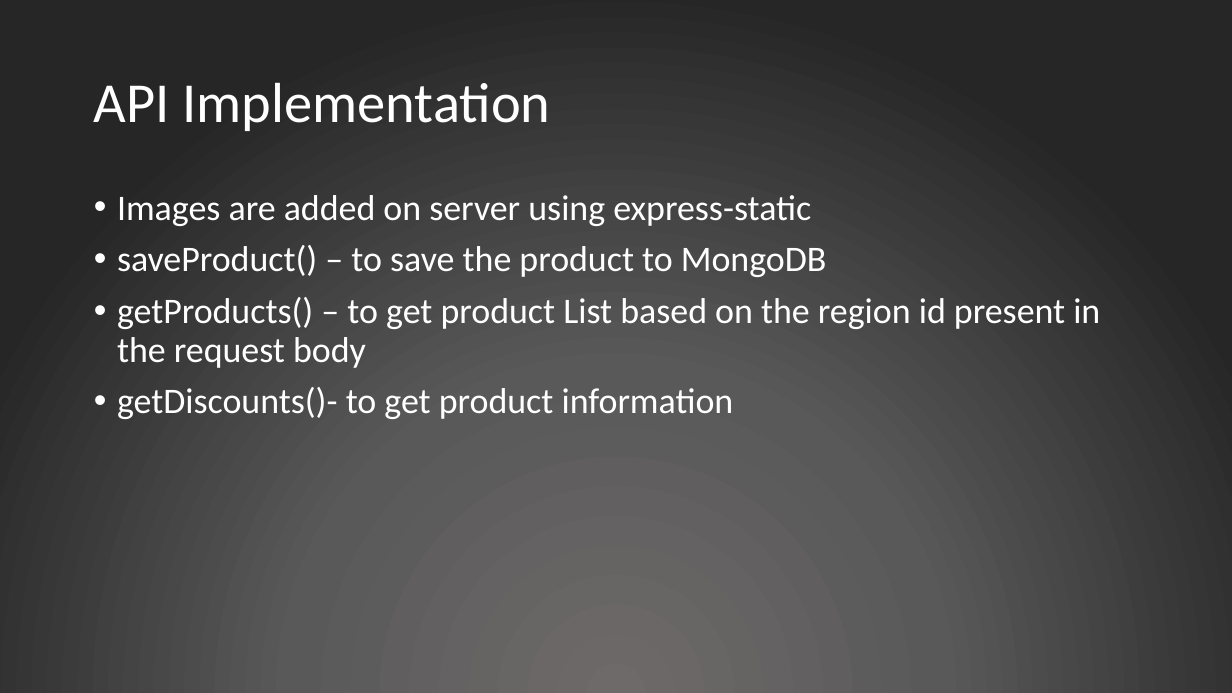
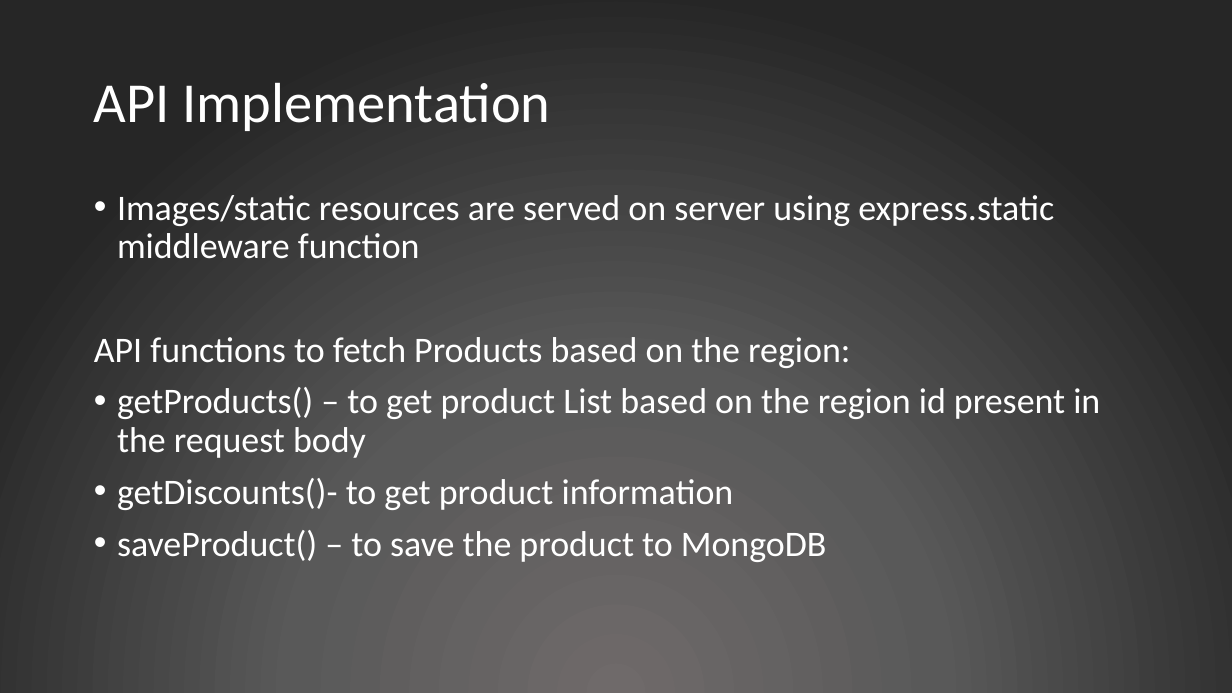
Before and after one commit to sbose1/BeaconsAPI, a slide deck: slide 5 of Presentation.pptx. Drawn at 1232x693 pixels with LibreOffice and Linux fonts; fonts in the diff are those of the drawing. Boxes give left, top, right and bottom in pixels: in the first picture for what was removed or moved away, otherwise in the second. Text is boxed around its words. In the diff, an @@ line names an element or a change of style, - is before the commit and + after.

Commit message:
modified presentation

```diff
--- a/Presentation.pptx
+++ b/Presentation.pptx
@@ text at [94,195,1054,368]: text changed @@
-• Images are added on server using express-static
-• saveProduct() – to save the product to MongoDB
+• Images/static resources are served on server using express.static middleware function
+API functions to fetch Products based on the region:
@@ text at [117,530,827,562]: paragraph added @@
+• saveProduct() – to save the product to MongoDB
```
